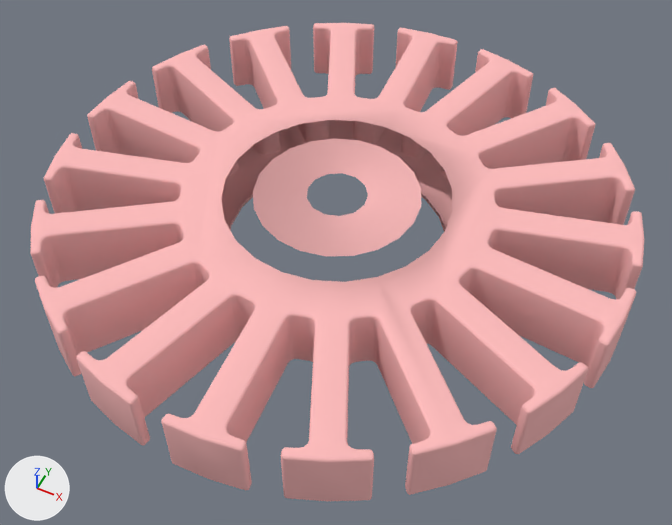
Before and after pictures for a commit that changed the OBJ model resources/meshes/solo12_hip_fe/solo12_hip_fe_11.obj.
Camera for both pictures: a camera (50 mm lens) standing at (-0.1139, -0.0391, 0.0297) and looking at (-0.1324, -0.002, -0.0166). Lighting does not change. The marker at lower left points along +X, +Y and +Z. Where no turn or scale is listed for an object, it has been applied to the vertices.

The first picture shows 'solo12_hip_fe_11'.
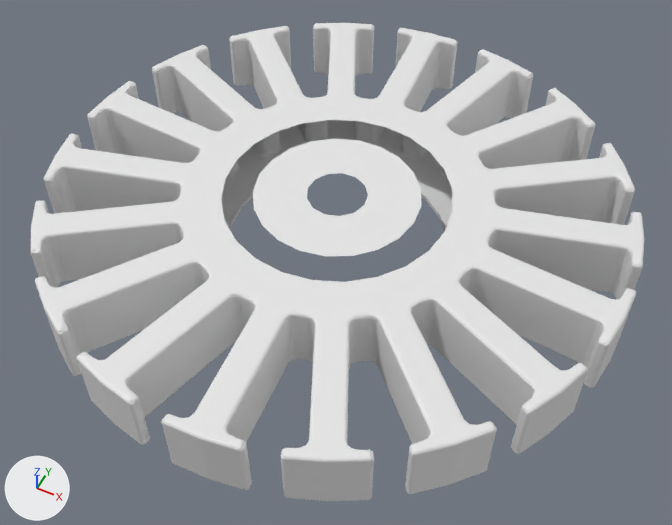
What differs and where, as boxes (x1, y1, x2, y2) in the pictures (672 x 525 px):
'solo12_hip_fe_11', reshaped
    before: (30, 23, 644, 501)
    after: (31, 23, 644, 501)
part 1 of me_solo12_hip_fe_11, cut back
    before: (30, 23, 644, 501)
    after: (31, 23, 644, 499)
part 2 of me_solo12_hip_fe_11, cut back
    before: (172, 92, 503, 365)
    after: (172, 92, 503, 367)
part 3 of me_solo12_hip_fe_11, recoloured (pink to white)
    both: (31, 23, 644, 501)

What the commit changed:
me_solo12_hip_fe_11 is used by ob_solo12_hip_fe_11; location (0.0, 0.0, 0.0).
me_solo12_hip_fe_11 had 6221 vertices, 12360 faces and spanned x -0.1528..-0.1138, y -0.0195..0.0195, z -0.0169..-0.0124.
me_solo12_hip_fe_11 now has 3131 vertices, 6180 faces and spans x -0.1528..-0.1138, y -0.0195..0.0195, z -0.0169..-0.0124.
me_solo12_hip_fe_11 part 1: 83 vertices moved within x -0.1524..-0.1144, y -0.0192..0.0192, z -0.0169..-0.0124; 2949 vertices removed from x -0.1528..-0.1138, y -0.0195..0.0195, z -0.0169..-0.0124; 268 vertices added at x -0.1525..-0.1139, y -0.0194..0.0194, z -0.0169..-0.0124.
me_solo12_hip_fe_11 part 2: 28 vertices moved from x -0.1429..-0.123, y -0.0096..0.0102, z -0.0169..-0.0124 to x -0.143..-0.123, y -0.0097..0.0101, z -0.0169..-0.0124; 569 vertices removed from x -0.1438..-0.1228, y -0.0105..0.0105, z -0.0169..-0.0124; 160 vertices added at x -0.1436..-0.1229, y -0.0104..0.0103, z -0.0169..-0.0124.
me_solo12_hip_fe_11 part 3: 2356 faces spanning x -0.1528..-0.1138, y -0.0195..0.0195, z -0.0169..-0.0124 switch from mat_material_0 (pink #ffbcbc) to no material.
me_solo12_hip_fe_11 part 4: the surface is now shaded flat.
